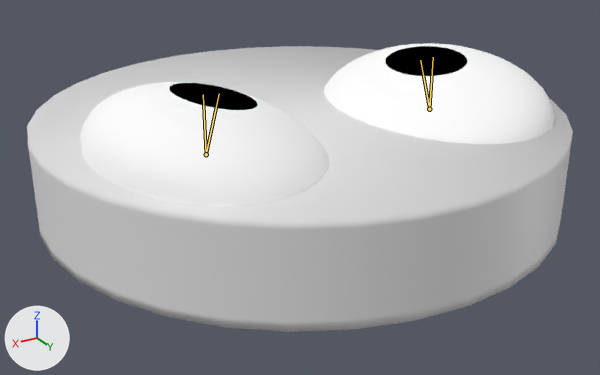
An edit to the Blender file Assets/Models/Ball.blend, drawn before and after from the same camera.
Camera for both pictures: a 50 mm lens placed at (1.565, 2.612, 1.154), pointed at (0.047, 0.082, -0.111). Arrows for +X, +Y and +Z are at lower left; the lights stay in place. The bones that bend it are drawn over the model as lines.
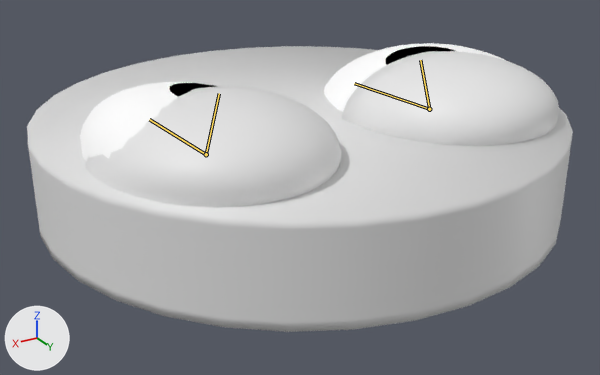
Commit message: working on ball animations

The newer file adds an action. The first version stands in its rest pose; the second is drawn at frame 32 of the action 'Tired'.

Changed parts and their boxes (x1, y1, x2, y2) in the pictures (600 x 375 px):
'Sphere.002', posed (not visible before)
    after: (85, 86, 341, 208)
'Sphere.001', posed (not visible before)
    after: (342, 51, 559, 146)
'Sphere.003', unchanged, covered by the edit
    before: (80, 82, 329, 207)
    after: (80, 82, 217, 161)
'Sphere', unchanged, covered by the edit
    before: (324, 43, 554, 144)
    after: (324, 43, 504, 112)
bone 'Bone', root to tip
    before: (429, 109) to (433, 57)
    after: (429, 109) to (354, 83)
bone 'Bone.001', root to tip
    before: (206, 154) to (203, 94)
    after: (206, 154) to (149, 119)

The change in detail:
Bone 'Bone' (bone_bone) turns from (0, 0, 0) to (97, 0, 0) degrees about its own x, y and z.
Bone 'Bone.001' (bone_bone_001) turns from (0, 0, 0) to (97, 0, 0) degrees about its own x, y and z.
